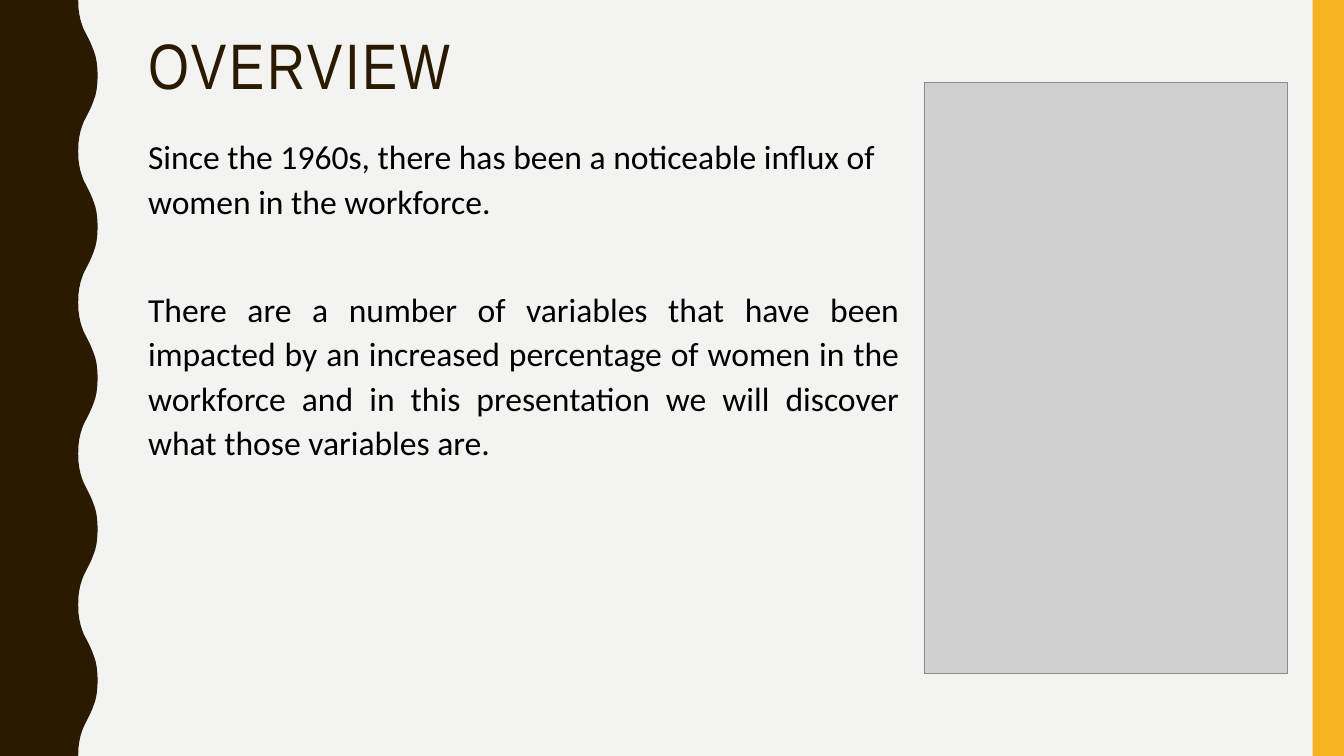
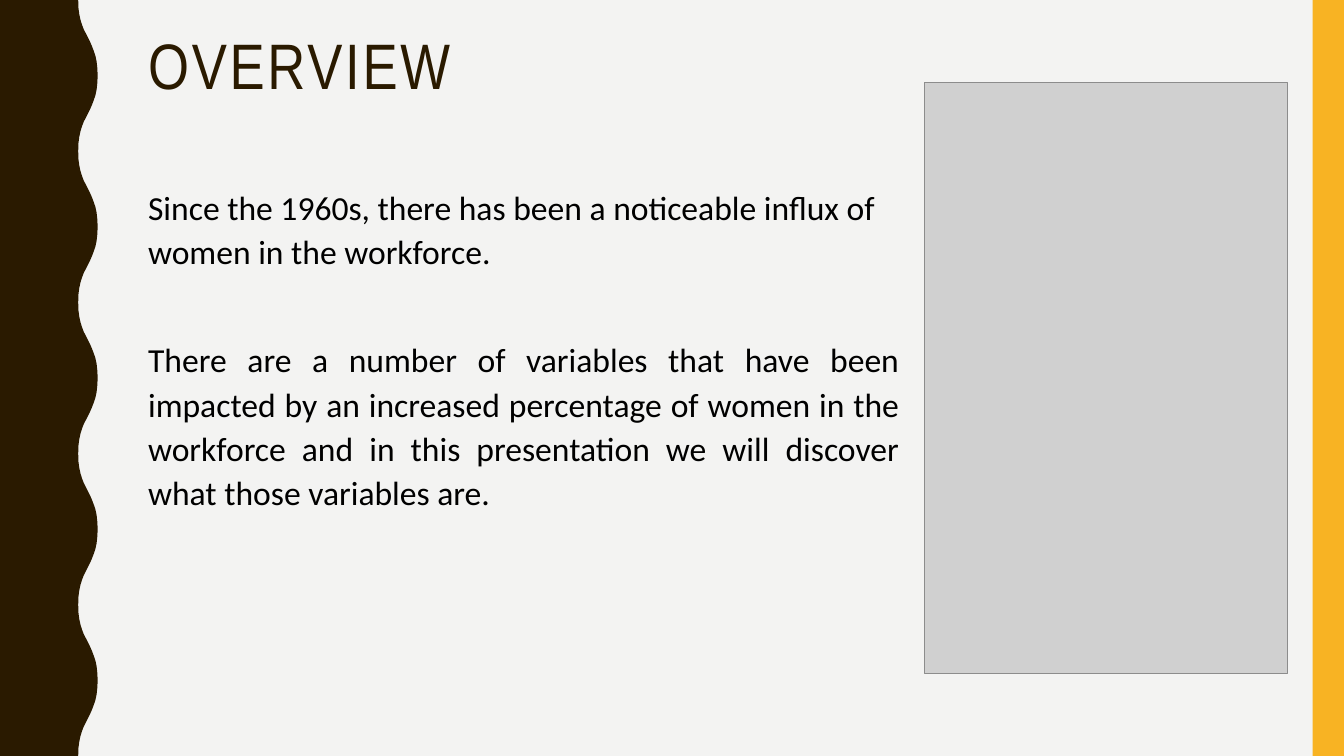
Before and after one commit to kathleeng77/Open-Source-Project-1, a slide deck: slide 3 of presentation/women-in-workforce.pptx. Drawn at 1344x756 pixels with LibreOffice and Linux fonts; fonts in the diff are those of the drawing; grey boxes stand for pictures. Boxes give left, top, right and bottom in pixels: in the first picture for what was removed or moved away, otherwise in the second. Text is boxed around its words. In the diff, an @@ line names an element or a change of style, - is before the commit and + after.

```diff
--- a/presentation/women-in-workforce.pptx
+++ b/presentation/women-in-workforce.pptx
@@ text "Since the 1960s, there has ...": place and size @@
-text "Since the 1960s, there has ..." at <box>148,145,899,456</box>
+text "Since the 1960s, there has ..." at <box>148,196,899,506</box>
```
Also in this commit, not shown: 2 other slides changed, 1 other file.
